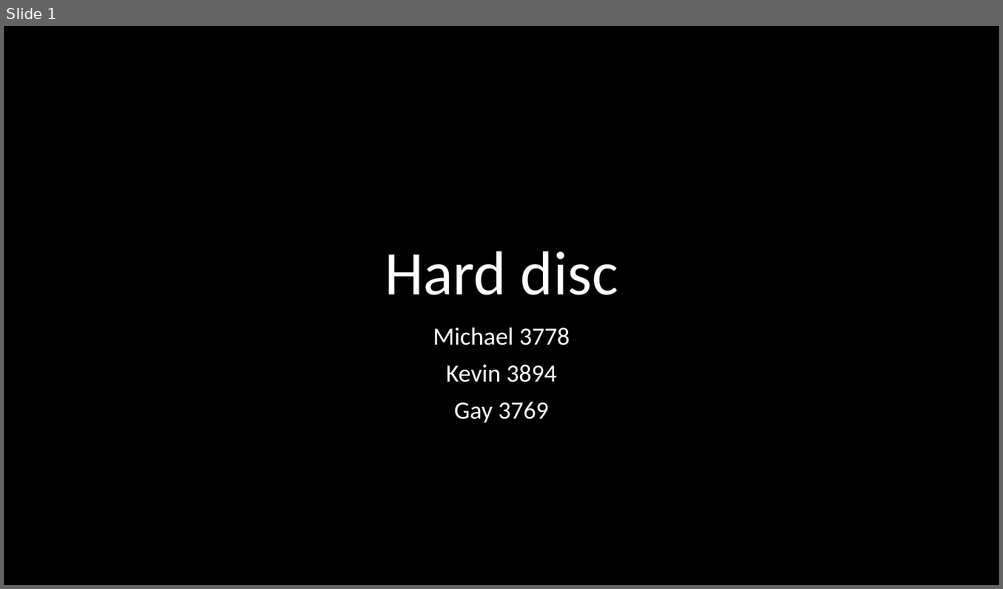
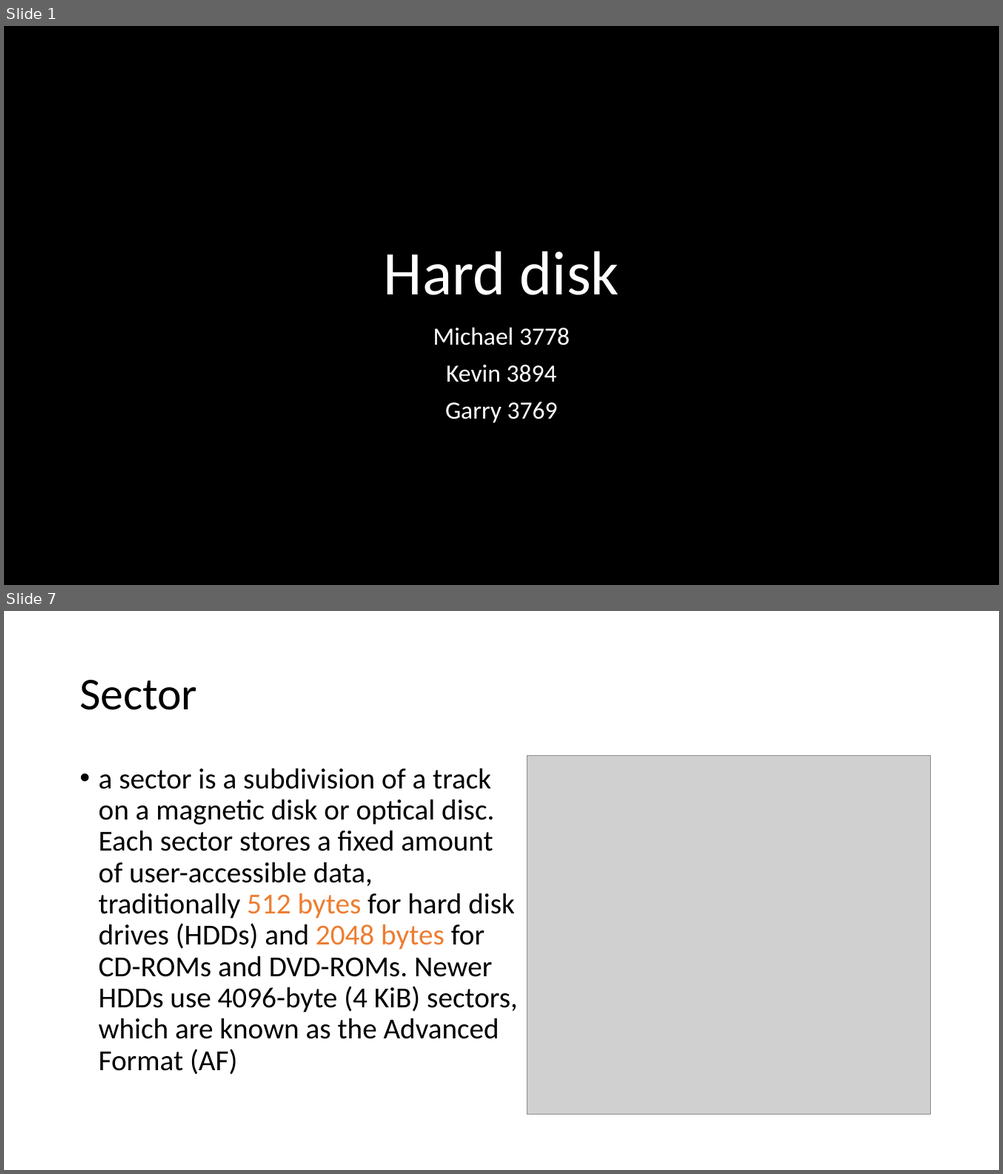
Before and after one commit to linzexinmasterchief/SchoolWorks, a slide deck: computerScience/hard disc.pptx. Shown one above the other, each under a label of ours: slide 1 before the commit, slides 1 and 7 after it; the slides between them are not shown. The pictures are 1003x589 and 1003x1174 pixels, drawn with LibreOffice and Linux fonts; fonts in the diff are those of the drawing; grey boxes stand for pictures. Boxes give left, top, right and bottom in pixels: in the first picture for what was removed or moved away, otherwise in the second. Text is boxed around its words. In the diff, an @@ line names an element or a change of style, - is before the commit and + after.

```diff
--- a/computerScience/hard disc.pptx
+++ b/computerScience/hard disc.pptx
@@ slide 7 added at bbox=[4, 611, 999, 1170], background #FFFFFF @@
@@ title added at bbox=[79, 680, 197, 710], 44 pt, text #000000 @@
+Sector
@@ picture added at bbox=[527, 756, 930, 1116] @@
@@ text added at bbox=[99, 768, 518, 1075], 28 pt, text #000000 @@
+• a sector is a subdivision of a track on a magnetic disk or optical disc. Each sector stores a fixed amount of user-accessible data, traditionally 512 bytes for hard disk drives (HDDs) and 2048 bytes for CD-ROMs and DVD-ROMs. Newer HDDs use 4096-byte (4 KiB) sectors, which are known as the Advanced Format (AF)
@@ slide 1 changed as well @@
@@ title at bbox=[384, 251, 619, 295]: text changed @@
-Hard disc
+Hard disk
@@ subtitle at bbox=[445, 402, 558, 423]: text changed @@
-Gay 3769
+Garry 3769
```
Also in this commit, not shown: 5 other slides changed, 5 other slides added, 3 slides removed, 3 other files.
